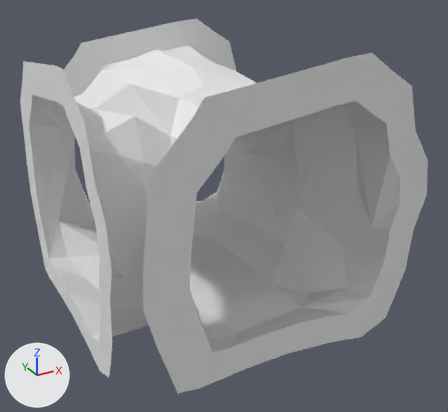
Two versions of the glTF model Rogue-Robots/Assets/Models/ModularBlocks/THorizontal1Connector.gltf, one commit apart.
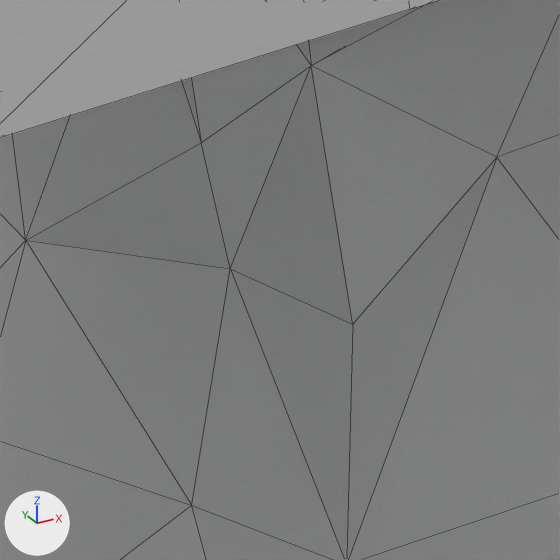
The first picture shows the older version from a 50 mm camera at (-4.44, -8.68, 6.22) aimed at (0.14, -0.34, 2.05). The close-ups show both versions on the part from 53% to 74% of the width and 28% to 50% of the height of that picture; other places that the commit changed are outside them. Arrows for +X, +Y and +Z are at lower left; the lights stay in place. The close-ups show mesh edges as thin lines.

In view in the first close-up: 'THorizontal1Connector'.
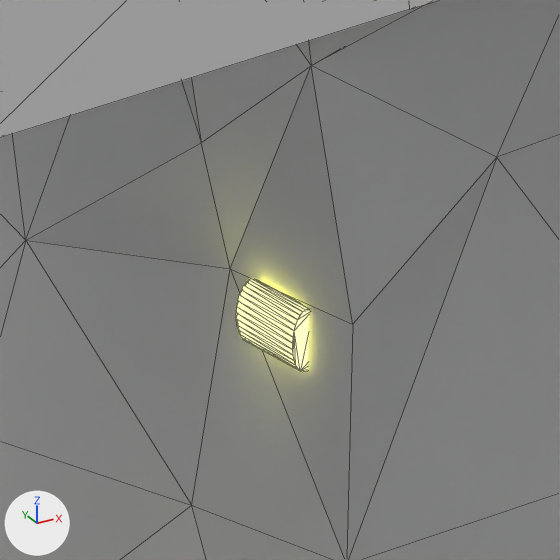
What changed in the scene script:
```text
Add img_tunnellightemission:
    img_tunnellightemission = load_image('TunnelLightEmission', 'Textures/TunnelLightEmission.png', 256, 256, 'sRGB')
Add mat_tunnellight:
    mat_tunnellight = bpy.data.materials.new('TunnelLight')
    mat_tunnellight.use_nodes = True; mat_tunnellight.node_tree.nodes.clear()
    _N = mat_tunnellight.node_tree.nodes; _L = mat_tunnellight.node_tree.links
    n0 = _N.new('ShaderNodeBsdfPrincipled'); n0.name = 'Principled BSDF'
    n0.inputs[2].default_value = 0.4  # 'Roughness'
    n0.inputs[28].default_value = 2.0  # 'Emission Strength'
    n1 = _N.new('ShaderNodeOutputMaterial'); n1.name = 'Material Output'
    n2 = _N.new('ShaderNodeTexImage'); n2.name = 'Image Texture'
    n2.image = img_tunnellightemission
    _L.new(n0.outputs[0], n1.inputs[0])  # 'BSDF' to 'Surface'
    _L.new(n2.outputs[0], n0.inputs[27])  # 'Color' to 'Emission Color'
Add me_cylinder_029:
    me_cylinder_029.from_pydata(...)  # 64 vertices, 124 faces; spans x 1.54..1.64, y -0.15..0.15, z 2.277..2.477
    me_cylinder_029.materials.append(mat_tunnellight)  # its picture is missing
Add ob_tunnellight_012:
    ob_tunnellight_012 = bpy.data.objects.new('TunnelLight.012', me_cylinder_029)
    ob_tunnellight_012.location = (0.0, 0.0, 0.0)
```

Boxes [x1, y1, x2, y2] around the edits, measured in the close-ups (560 x 560 px):
'TunnelLight.012', added (beige): after [236, 279, 308, 372]
